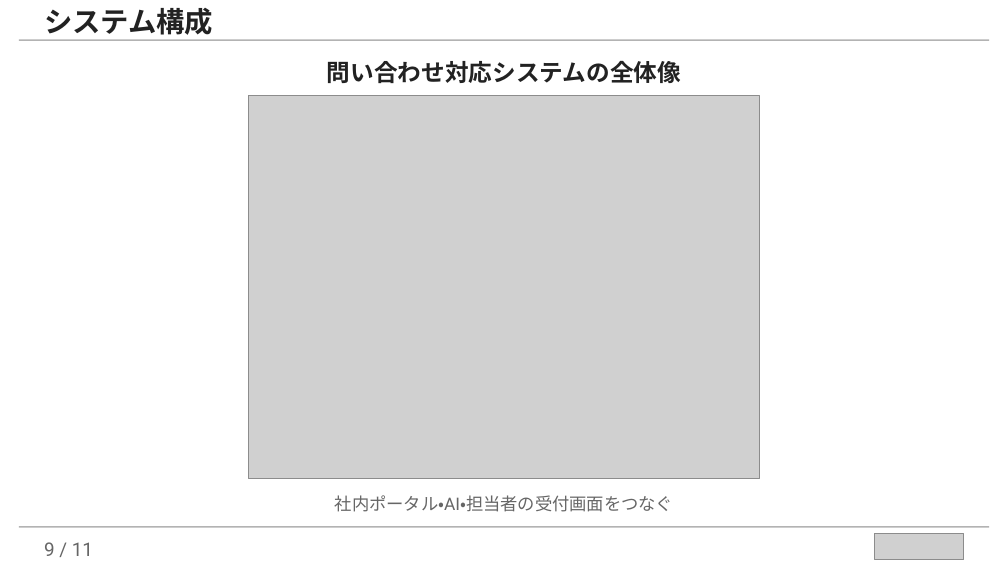
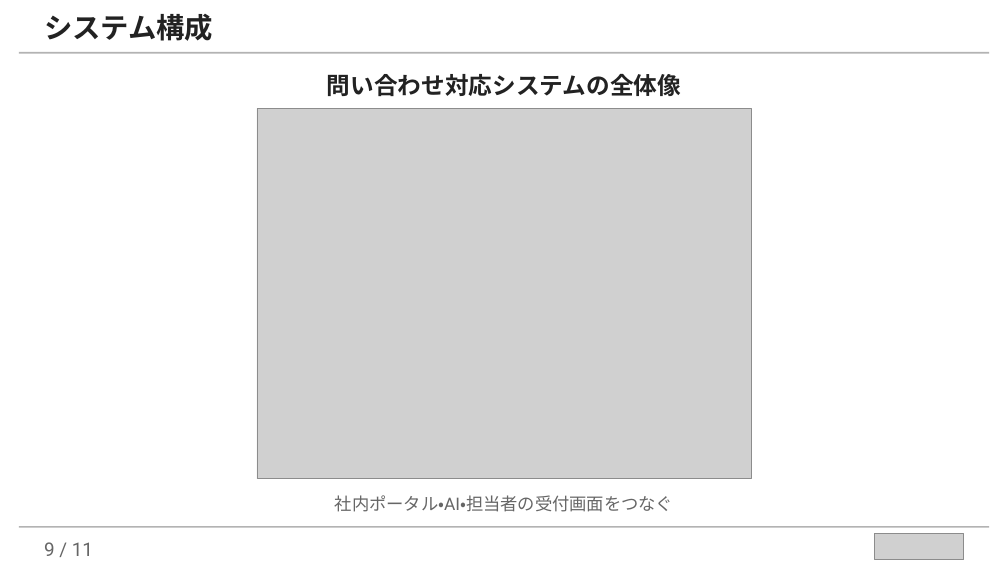
Before and after one commit to takuya109048/llm-assist-kit, a slide deck: slide 9 of examples/marp-slides-example.pptx. Drawn at 1008x567 pixels with LibreOffice and Linux fonts; fonts in the diff are those of the drawing; grey boxes stand for pictures. Boxes give left, top, right and bottom in pixels: in the first picture for what was removed or moved away, otherwise in the second. Text is boxed around its words. In the diff, an @@ line names an element or a change of style, - is before the commit and + after.

```diff
--- a/examples/marp-slides-example.pptx
+++ b/examples/marp-slides-example.pptx
@@ text "システム構成" rewrapped from (44,8,213,40) to (44,14,213,41) @@
@@ rectangle: place and size @@
-rectangle at (19,39,989,41)
+rectangle at (19,52,989,54)
@@ text "問い合わせ対応システムの全体像": place and size @@
-text "問い合わせ対応システムの全体像" at (327,61,681,83)
+text "問い合わせ対応システムの全体像" at (327,74,681,96)
@@ picture: place and size @@
-picture at (249,96,760,479)
+picture at (257,108,751,479)
```
Also in this commit, not shown: 9 other slides changed, 3 other files.
